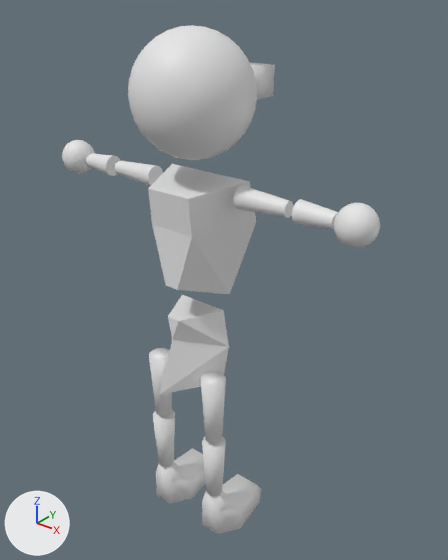
Before and after pictures for a commit that changed the Blender file Assets/Models/player.blend.
Rendered twice from a 50 mm lens placed at (1.11, -1.221, 1.693), pointed at (0.033, 0.125, 0.858). Every picture has the same lights, and +X, +Y and +Z are marked at lower left.
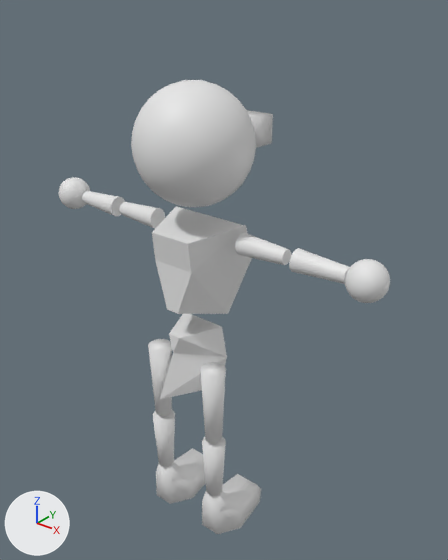
Patch to the scene script:
```diff
--- a/Assets/Models/player.blend.py
+++ b/Assets/Models/player.blend.py
@@ me_cube_002 @@
 me_cube_002.from_pydata(...)  # 2023 vertices, 1873 faces; spans x -3.87..3.87, y -1.26..2.0, z -5.35..4.06
 # used by ob_cube; location = (0.0, 0.014, 0.902); scale = (0.143, 0.121, 0.169)
+# me_cube_002 part 1: the loose piece of 12 vertices spanning x -1.0..1.0, y -0.73..1.0, z -0.35..1.76 is scaled about its middle by (0.933, 1, 0.823), then moved by (0.0, -0.59, 4.76)
+# me_cube_002 part 2: the loose piece of 8 vertices spanning x -0.65..0.74, y 1.07..2.0, z 2.94..3.45 is moved by (0.0, -0.59, 4.56)
+# me_cube_002 part 3: the loose piece of 477 vertices spanning x -1.18..1.18, y -1.21..1.57, z 2.07..4.06 is moved by (0.0, -0.59, 4.56)
+# me_cube_002 part 4: the loose piece of 10 vertices spanning x -0.87..0.77, y -1.26..0.42, z -2.03..-0.65 is scaled about its middle by (0.931, 1, 0.823), then moved by (0.0, -0.59, 5.12)
+# me_cube_002 part 5: the loose piece of 482 vertices spanning x -3.87..-3.13, y -0.24..0.63, z 1.3..1.92 is moved by (-0.29, -0.59, 4.56)
+# me_cube_002 part 6: the loose piece of 482 vertices spanning x 3.13..3.87, y -0.24..0.63, z 1.3..1.92 is moved by (0.29, -0.59, 4.56)
+# me_cube_002 part 7: the loose piece of 20 vertices spanning x -1.32..-0.21, y -0.51..1.64, z -5.35..-4.46 is moved by (0.0, -0.59, 5.35)
+# me_cube_002 part 8: the loose piece of 20 vertices spanning x 0.21..1.32, y -0.51..1.64, z -5.35..-4.46 is moved by (0.0, -0.59, 5.35)
+# me_cube_002 part 9: the loose piece of 64 vertices spanning x -1.03..-0.5, y -0.62..0.01, z -3.1..-1.76 is scaled about its middle by (1, 1, 1.16), then moved by (0.0, -0.59, 5.45)
+# me_cube_002 part 10: the loose piece of 64 vertices spanning x -1.03..-0.5, y -0.62..0.01, z -4.4..-3.2 is moved by (0.0, -0.59, 5.35)
+# me_cube_002 part 11: the loose piece of 64 vertices spanning x 0.5..1.03, y -0.62..0.01, z -3.1..-1.76 is scaled about its middle by (1, 1, 1.16), then moved by (0.0, -0.59, 5.45)
+# me_cube_002 part 12: the loose piece of 64 vertices spanning x 0.5..1.03, y -0.62..0.01, z -4.4..-3.2 is moved by (0.0, -0.59, 5.35)
+# me_cube_002 part 13: the loose piece of 64 vertices spanning x 1.08..2.15, y 0.0..0.52, z 1.4..1.77 is scaled about its middle by (0.955, 1, 1), then moved by (0.02, -0.59, 4.56)
+# me_cube_002 part 14: the loose piece of 64 vertices spanning x 2.35..3.1, y 0.0..0.52, z 1.4..1.77 is scaled about its middle by (1.41, 1, 1), then moved by (0.15, -0.59, 4.56)
+# me_cube_002 part 15: the loose piece of 64 vertices spanning x -3.14..-2.4, y 0.0..0.52, z 1.4..1.77 is scaled about its middle by (1.41, 1, 1), then moved by (-0.11, -0.59, 4.56)
+# me_cube_002 part 16: the loose piece of 64 vertices spanning x -2.2..-1.12, y 0.0..0.52, z 1.4..1.77 is scaled about its middle by (0.955, 1, 1), then moved by (0.02, -0.59, 4.56)
@@ ob_cube @@
 ob_cube = bpy.data.objects.new('Cube', me_cube_002)
-ob_cube.location = (0.0, 0.014, 0.902)
+ob_cube.location = (0.0, 0.086, 0.0)
 ob_cube.scale = (0.143, 0.121, 0.169)
```

Pixel boxes (x1, y1, x2, y2) of what changed, in the pictures (448 x 560 px; the box of a moved part takes in the faces that stretch with it):
'Cube', reshaped, moved (11% shorter): before (62, 25, 380, 534); after (59, 80, 390, 534)
part 1 of me_cube_002, moved or reshaped: before (148, 164, 256, 294); after (152, 206, 252, 314)
part 2 of me_cube_002, moved or reshaped: before (249, 62, 275, 99); after (247, 110, 273, 148)
part 3 of me_cube_002, moved or reshaped: before (128, 25, 257, 160); after (131, 80, 256, 207)
part 4 of me_cube_002, moved or reshaped: before (159, 295, 229, 395); after (160, 314, 227, 399)
part 5 of me_cube_002, moved or reshaped: before (62, 140, 95, 173); after (59, 177, 90, 209)
part 6 of me_cube_002, moved or reshaped: before (334, 203, 380, 248); after (345, 259, 390, 303)
part 7 of me_cube_002, moved or reshaped: (156, 448, 206, 504) in both
part 8 of me_cube_002, moved or reshaped: (202, 474, 261, 534) in both
part 9 of me_cube_002, moved or reshaped: before (149, 348, 172, 416); after (148, 339, 172, 416)
part 10 of me_cube_002, moved or reshaped: (153, 410, 175, 467) in both
part 11 of me_cube_002, moved or reshaped: before (201, 372, 226, 444); after (201, 362, 226, 444)
part 12 of me_cube_002, moved or reshaped: (202, 437, 226, 496) in both
part 13 of me_cube_002, moved or reshaped: before (233, 186, 294, 218); after (235, 233, 291, 265)
part 14 of me_cube_002, moved or reshaped: before (292, 199, 338, 230); after (289, 248, 350, 284)
part 15 of me_cube_002, moved or reshaped: before (86, 154, 120, 176); after (82, 191, 125, 216)
part 16 of me_cube_002, moved or reshaped: before (115, 160, 163, 186); after (119, 202, 165, 228)
